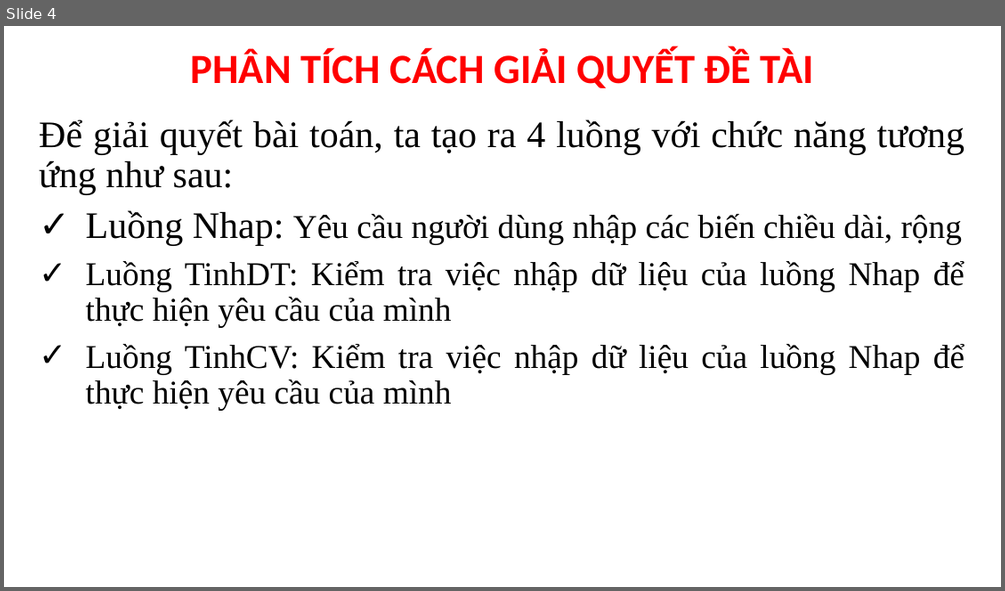
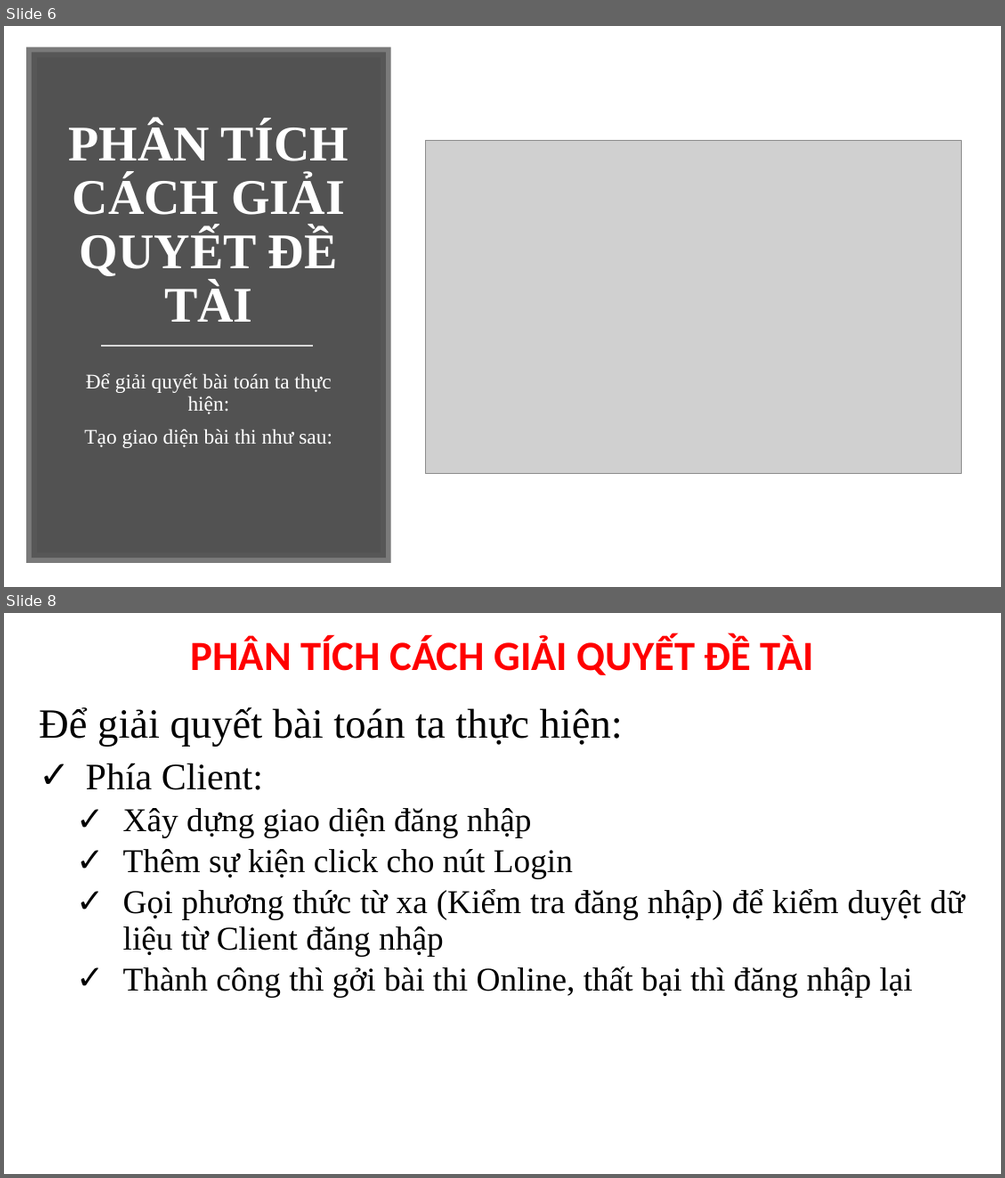
Before and after one commit to brucelee7/exam, a slide deck: SLIDE BAO CAO DE TAI.pptx. Shown one above the other, each under a label of ours: slide 4 before the commit, slides 6 and 8 after it; the slides between them are not shown. The pictures are 1005x591 and 1005x1178 pixels, drawn with LibreOffice and Linux fonts; fonts in the diff are those of the drawing; grey boxes stand for pictures. Boxes give left, top, right and bottom in pixels: in the first picture for what was removed or moved away, otherwise in the second. Text is boxed around its words. In the diff, an @@ line names an element or a change of style, - is before the commit and + after.

```diff
--- a/SLIDE BAO CAO DE TAI.pptx
+++ b/SLIDE BAO CAO DE TAI.pptx
@@ slide 8 added at (4, 613, 1001, 1174), background #FFFFFF @@
@@ text added at (191, 635, 814, 675), 40 pt, text #FF0000, bold @@
+PHÂN TÍCH CÁCH GIẢI QUYẾT ĐỀ TÀI
@@ subtitle added at (39, 707, 964, 997), 32 pt, text #000000 @@
+Để giải quyết bài toán ta thực hiện:
+✓ Phía Client:
+  ✓ Xây dựng giao diện đăng nhập
+  ✓ Thêm sự kiện click cho nút Login
+  ✓ Gọi phương thức từ xa (Kiểm tra đăng nhập) để kiểm duyệt dữ liệu từ Client đăng nhập
+  ✓ Thành công thì gởi bài thi Online, thất bại thì đăng nhập lại
@@ what was slide 4 is now slide 6 @@
@@ slide 6 changed as well @@
@@ rectangle added at (32, 52, 386, 557), fill #404040 at 90% opacity, outline #595959 10 pt @@
@@ text "PHÂN TÍCH CÁCH GIẢI QUYẾT ...": place and size @@
-text "PHÂN TÍCH CÁCH GIẢI QUYẾT ..." at (191, 48, 814, 88)
+text "PHÂN TÍCH CÁCH GIẢI QUYẾT ..." at (69, 122, 348, 321)
@@ text "PHÂN TÍCH CÁCH GIẢI QUYẾT ..." at (69, 122, 348, 321): size 40 to 48 pt, font Calibri to Times New Roman, text colour #FF0000 to #FFFFFF; more space between paragraphs @@
@@ picture added at (426, 140, 962, 473) @@
@@ line added from (101, 346) to (313, 346), #D9D9D9 1.75 pt @@
@@ subtitle at (84, 373, 332, 448): text changed; size 32 to 20 pt; text colour #000000 to #FFFFFF @@
-Để giải quyết bài toán, ta tạo ra 4 luồng với chức năng tương ứng như sau:
-✓ Luồng Nhap: Yêu cầu người dùng nhập các biến chiều dài, rộng
-✓ Luồng TinhDT: Kiểm tra việc nhập dữ liệu của luồng Nhap để thực hiện yêu cầu của mình
-✓ Luồng TinhCV: Kiểm tra việc nhập dữ liệu của luồng Nhap để thực hiện yêu cầu của mình
+Để giải quyết bài toán ta thực hiện:
+Tạo giao diện bài thi như sau:
```
Also in this commit, not shown: 3 other slides changed, 18 other slides added, 7 slides removed.
